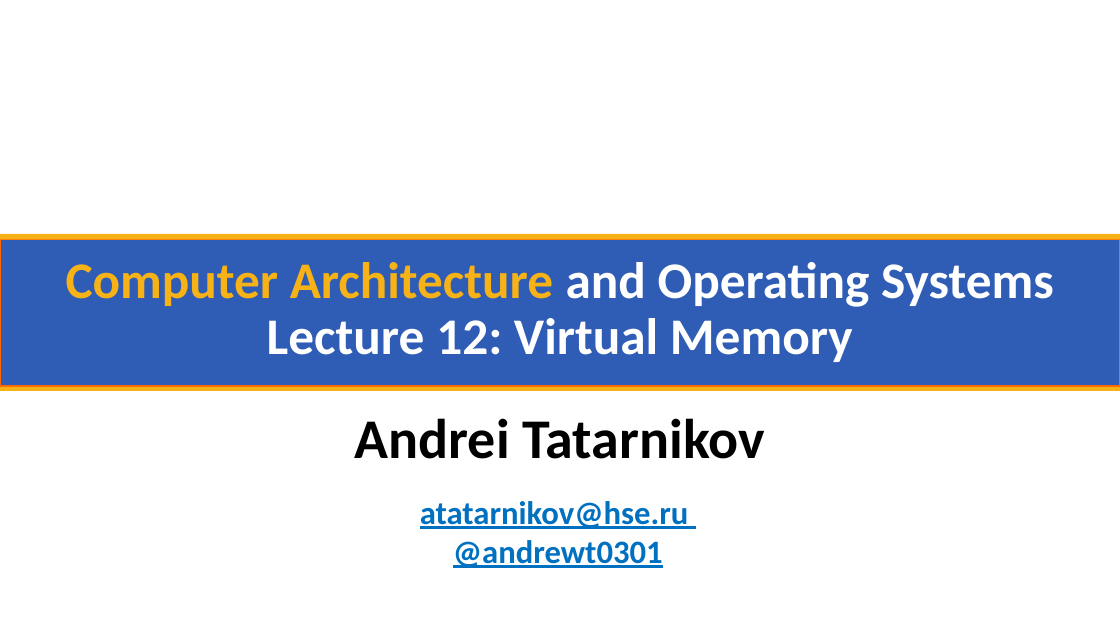
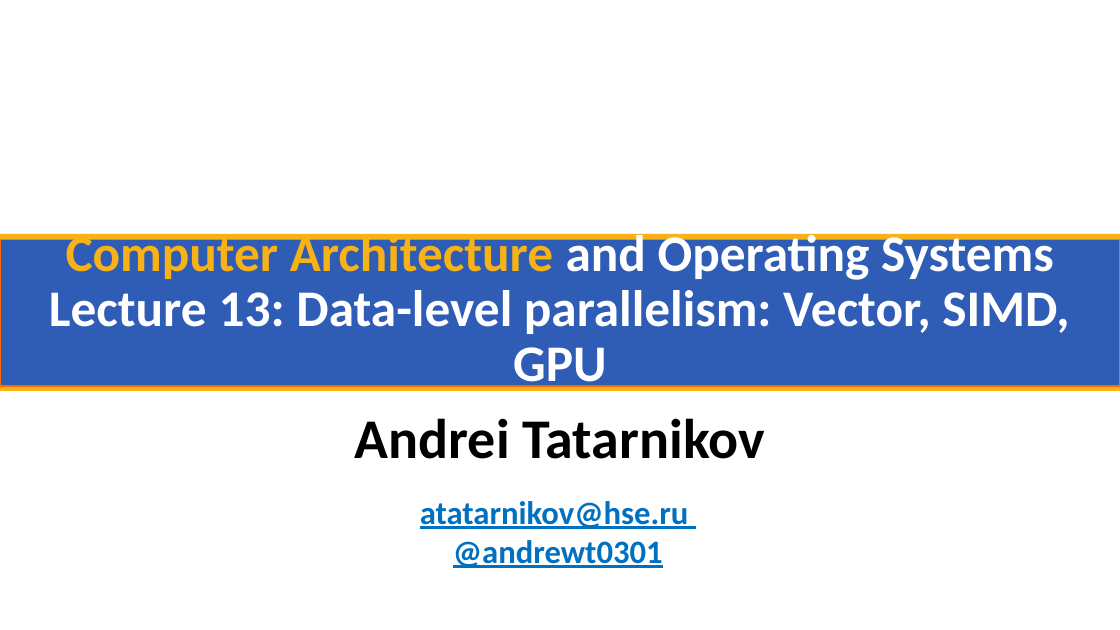
Before and after one commit to andrewt0301/hse-acos-course, a slide deck: slide 1 of docs/part1ca/13_DLP/CA_Lecture_13.pptx. Drawn at 1120x630 pixels with LibreOffice and Linux fonts; fonts in the diff are those of the drawing; background and template pictures are left out. Boxes give left, top, right and bottom in pixels: in the first picture for what was removed or moved away, otherwise in the second. Text is boxed around its words. In the diff, an @@ line names an element or a change of style, - is before the commit and + after.

```diff
--- a/docs/part1ca/13_DLP/CA_Lecture_13.pptx
+++ b/docs/part1ca/13_DLP/CA_Lecture_13.pptx
@@ title at bbox=[49, 228, 1069, 394]: text changed @@
-Computer Architecture and Operating Systems
-Lecture 12: Virtual Memory
+Computer Architecture and Operating Systems
+Lecture 13: Data-level parallelism: Vector, SIMD, GPU
```
Also in this commit, not shown: 14 slides added, 18 slides removed, 1 other file.
